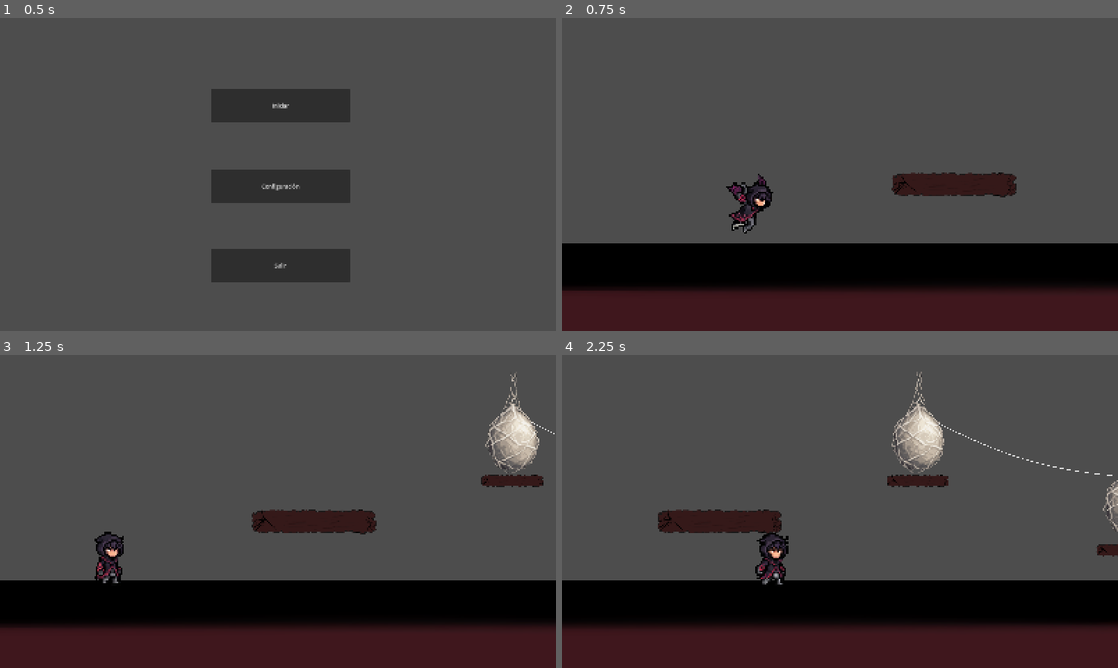
Above: before the commit, frames 1-4 (two rows, left to right).
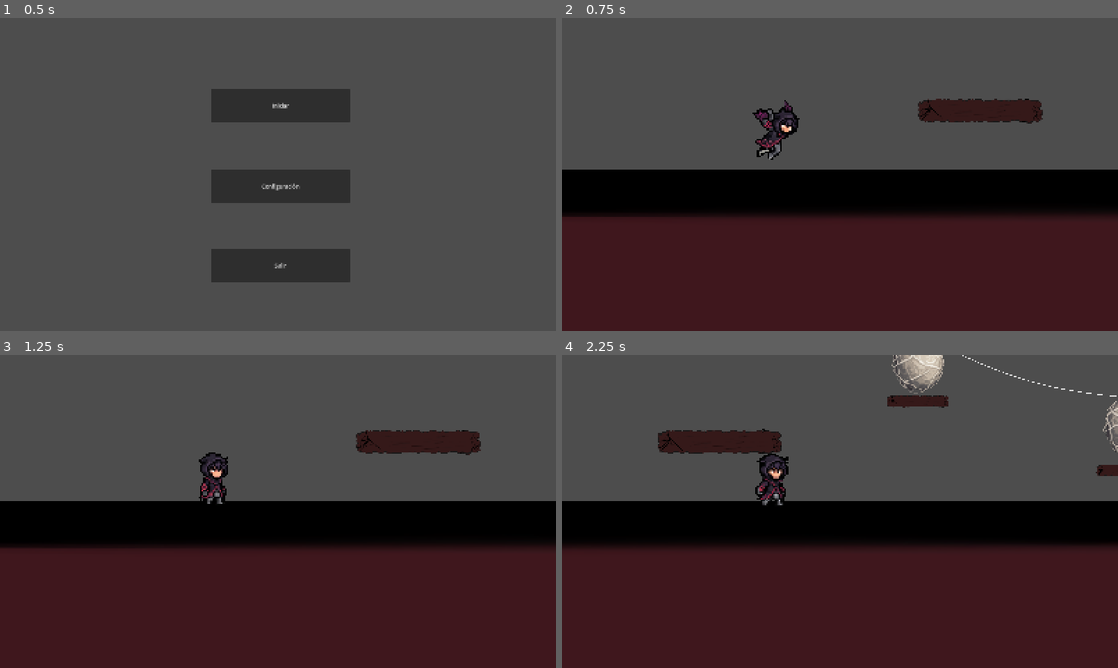
Above: after the commit, the same moments.

Repository: angiea13/FERIA-GAMER-2026-30
Game: Godot game, scene res://scenes/game.tscn
Two runs of this game, one before a commit and one after it. Both use one fixed random seed, a clock stepped at 60 frames per second and the inputs below.
Inputs:
- Up to frame 1 (0.5 s): no input
- Up to frame 2 (0.75 s): click "Iniciar" at 0.5 s
- Up to frame 3 (1.25 s): no input
- Up to frame 4 (2.25 s): hold D (move_right) from 1.28 s (still down); tap Z (atacar) at 1.35 s; tap W (jump) at 1.52, 1.82 s; tap C (hacer_dash) at 1.55, 2.1 s

Frame 1 is identical in both runs. In frame 2, 41% of the frame differs, in the area x 0-100%, y 25-88%; in frame 3, 44%; in frame 4, 45%, in the area x 0-100%, y 0-88%.

Commit message:
Suprimido LevelAutoScroll para el nivel 1

Diff:
--- a/scenes/level_1.tscn
+++ b/scenes/level_1.tscn
@@ -1,6 +1,6 @@
 [gd_scene format=3 uid="uid://ibbforeucl4n"]
 
-[ext_resource type="PackedScene" uid="uid://c8rdism70ldge" path="res://scenes/auto_scroll_level.tscn" id="1_rus8k"]
+[ext_resource type="PackedScene" uid="uid://bivgotvup4047" path="res://scenes/level.tscn" id="1_4nkto"]
 [ext_resource type="PackedScene" uid="uid://ctq14dgep25ts" path="res://scenes/plataforma.tscn" id="2_5xbjy"]
 [ext_resource type="PackedScene" uid="uid://1can08s4fxkp" path="res://scenes/player.tscn" id="3_4nkto"]
 [ext_resource type="Texture2D" uid="uid://b6q13yb1kdnnf" path="res://assets/floor.png" id="4_5xbjy"]
@@ -8,7 +8,7 @@
 
 [node name="Level1" type="Node2D" unique_id=49675082]
 
-[node name="AutoScrollLevel" parent="." unique_id=413652132 instance=ExtResource("1_rus8k")]
+[node name="Level" parent="." unique_id=187470174 instance=ExtResource("1_4nkto")]
 
 [node name="Floor" type="Sprite2D" parent="." unique_id=791418029]
 position = Vector2(22255, 250)
@@ -23,6 +23,10 @@
 position = Vector2(-186, -103)
 scale = Vector2(0.5, 0.5)
 
+[node name="Camera2D" type="Camera2D" parent="Player" unique_id=892470718]
+position = Vector2(372, 206)
+scale = Vector2(2, 2)
+
 [node name="Plataforma2" parent="." unique_id=1661262514 instance=ExtResource("2_5xbjy")]
 position = Vector2(974, -288)
 
--- a/scripts/player.gd
+++ b/scripts/player.gd
@@ -9,7 +9,7 @@
 var vida=100
 #Moviento
 const SPEED = 500.0
-const JUMP_VELOCITY = -600.0
+const JUMP_VELOCITY = -650.0
 const COYOTE_TIEMPO = 0.2
 var coyote_restante := 0.0
 #Ataque
@@ -28,111 +28,111 @@
 var Time_Life_Dupli:float=0.2
 
 func _ready():
-    arma.visible = false
-    anim_arma.animation_finished.connect(_al_terminar_ataque)
+	arma.visible = false
+	anim_arma.animation_finished.connect(_al_terminar_ataque)
 func _al_terminar_ataque(_nombre):
-    arma.visible = false
+	arma.visible = false
 func _physics_process(delta: float) -> void:
-    #Variable de duplicado
-    Time_Actual_Dupli+=delta
-    #Va a ser el dash este no va a ser afectado por la gravedad en el momento del dash
-    #Variables de
-    if Input.is_action_just_pressed("hacer_dash"):
-        var dir := Input.get_axis("move_left", "move_right")
-        if dir != 0:
-            direccion_dash = sign(dir)
-        dash.intentar(direccion_dash)
-    if dash.activo:
-        velocity = Vector2(dash.direccion * dash.velocidad, 0)
-        if Time_Actual_Dupli>=Time_Dupli:
-            Time_Actual_Dupli=0
-            crear_duplicado()
-        move_and_slide()
-        return
-    # Gravedad
+	#Variable de duplicado
+	Time_Actual_Dupli+=delta
+	#Va a ser el dash este no va a ser afectado por la gravedad en el momento del dash
+	#Variables de
+	if Input.is_action_just_pressed("hacer_dash"):
+		var dir := Input.get_axis("move_left", "move_right")
+		if dir != 0:
+			direccion_dash = sign(dir)
+		dash.intentar(direccion_dash)
+	if dash.activo:
+		velocity = Vector2(dash.direccion * dash.velocidad, 0)
+		if Time_Actual_Dupli>=Time_Dupli:
+			Time_Actual_Dupli=0
+			crear_duplicado()
+		move_and_slide()
+		return
+	# Gravedad
 
-    if not is_on_floor():
-        coyote_restante-=delta
-        if Deslizarse():
-            velocity += get_gravity() * delta /4
-        else:
-            velocity += get_gravity() * delta
-    else:
-        coyote_restante=COYOTE_TIEMPO
-    if Jump_Slide() and Input.is_action_just_pressed("jump"):
-        velocity.y = JUMP_VELOCITY
-    # Teletransporte
-    if telarana_actual:
-        if Input.is_action_just_pressed("ir_siguiente"):
-            teletransportar(telarana_actual.siguiente)
-        elif Input.is_action_just_pressed("ir_anterior"):
-            teletransportar(telarana_actual.anterior)
+	if not is_on_floor():
+		coyote_restante-=delta
+		if Deslizarse():
+			velocity += get_gravity() * delta /4
+		else:
+			velocity += get_gravity() * delta
+	else:
+		coyote_restante=COYOTE_TIEMPO
+	if Jump_Slide() and Input.is_action_just_pressed("jump"):
+		velocity.y = JUMP_VELOCITY
+	# Teletransporte
+	if telarana_actual:
+		if Input.is_action_just_pressed("ir_siguiente"):
+			teletransportar(telarana_actual.siguiente)
+		elif Input.is_action_just_pressed("ir_anterior"):
+			teletransportar(telarana_actual.anterior)
 
-    # Salto
-    if Input.is_action_just_pressed("jump") and coyote_restante>0:
-        velocity.y = JUMP_VELOCITY
-        coyote_restante=0
+	# Salto
+	if Input.is_action_just_pressed("jump") and coyote_restante>0:
+		velocity.y = JUMP_VELOCITY
+		coyote_restante=0
 
 
-    # Movimiento horizontal
+	# Movimiento horizontal
 
-    var direction := Input.get_axis("move_left", "move_right")
+	var direction := Input.get_axis("move_left", "move_right")
 
-    if direction:
-        velocity.x = direction * SPEED
-        sprite.flip_h = direction < 0
-        direccion_dash=sign(direction)
-    else:
-        velocity.x = move_toward(velocity.x, 0, SPEED)
-    if Input.is_action_just_pressed("atacar") and not anim_arma.is_playing():
-        arma.visible=true
-        anim_arma.play("ataque")
-    # Cortar hilos mientras el golpe está activo
-    if anim_arma.is_playing() and not hitbox_espada.disabled:
-        for t in get_tree().get_nodes_in_group("telaranas"):
-            if t.toca_hilo(hitbox_espada.global_position, RADIO_CORTE):
-                t.cortar()
-    arma.scale.x=direccion_dash
-    $Deslizarse.target_position.x = abs($Deslizarse.target_position.x) * direccion_dash
-    $Brincar.target_position.x = abs($Brincar.target_position.x) * direccion_dash
-    move_and_slide()
-    _update_animation(direction)
+	if direction:
+		velocity.x = direction * SPEED
+		sprite.flip_h = direction < 0
+		direccion_dash=sign(direction)
+	else:
+		velocity.x = move_toward(velocity.x, 0, SPEED)
+	if Input.is_action_just_pressed("atacar") and not anim_arma.is_playing():
+		arma.visible=true
+		anim_arma.play("ataque")
+	# Cortar hilos mientras el golpe está activo
+	if anim_arma.is_playing() and not hitbox_espada.disabled:
+		for t in get_tree().get_nodes_in_group("telaranas"):
+			if t.toca_hilo(hitbox_espada.global_position, RADIO_CORTE):
+				t.cortar()
+	arma.scale.x=direccion_dash
+	$Deslizarse.target_position.x = abs($Deslizarse.target_position.x) * direccion_dash
+	$Brincar.target_position.x = abs($Brincar.target_position.x) * direccion_dash
+	move_and_slide()
+	_update_animation(direction)
 
 
 func teletransportar(destino: Telarana) -> void:
-    if destino == null:
-        return
-    global_position = destino.global_position + Vector2(0, -16)
-    velocity = Vector2.ZERO
-    telarana_actual = destino
+	if destino == null:
+		return
+	global_position = destino.global_position + Vector2(0, -16)
+	velocity = Vector2.ZERO
+	telarana_actual = destino
 
 
 func _update_animation(direction: float) -> void:
-    if not is_on_floor():
-        if velocity.y < 0:
-            sprite.play("jump")
-        else:
-            sprite.play("falling")
-    elif direction:
-        sprite.play("moving")
-    else:
-        sprite.play("idle")
+	if not is_on_floor():
+		if velocity.y < 0:
+			sprite.play("jump")
+		else:
+			sprite.play("falling")
+	elif direction:
+		sprite.play("moving")
+	else:
+		sprite.play("idle")
 func crear_duplicado():
-    var duplicado=$AnimatedSprite2D.duplicate(true)
-    duplicado.material=$AnimatedSprite2D.material.duplicate(true)
-    duplicado.material.set_shader_parameter("opacity",0.3)
-    duplicado.material.set_shader_parameter("r",0)
-    duplicado.material.set_shader_parameter("g",0)
-    duplicado.material.set_shader_parameter("b",0.8)
-    duplicado.material.set_shader_parameter("mix_color",0.7)
-    duplicado.position.y+=position.y
-    get_parent().add_child(duplicado)
-    duplicado.global_position = sprite.global_position
-    duplicado.global_scale = sprite.global_scale
-    duplicado.pause()
-    await get_tree().create_timer(Time_Life_Dupli).timeout
-    duplicado.queue_free()
+	var duplicado=$AnimatedSprite2D.duplicate(true)
+	duplicado.material=$AnimatedSprite2D.material.duplicate(true)
+	duplicado.material.set_shader_parameter("opacity",0.3)
+	duplicado.material.set_shader_parameter("r",0)
+	duplicado.material.set_shader_parameter("g",0)
+	duplicado.material.set_shader_parameter("b",0.8)
+	duplicado.material.set_shader_parameter("mix_color",0.7)
+	duplicado.position.y+=position.y
+	get_parent().add_child(duplicado)
+	duplicado.global_position = sprite.global_position
+	duplicado.global_scale = sprite.global_scale
+	duplicado.pause()
+	await get_tree().create_timer(Time_Life_Dupli).timeout
+	duplicado.queue_free()
 func Deslizarse():
-    return $Deslizarse.is_colliding()
+	return $Deslizarse.is_colliding()
 func Jump_Slide():
-    return $Brincar.is_colliding()
+	return $Brincar.is_colliding()
